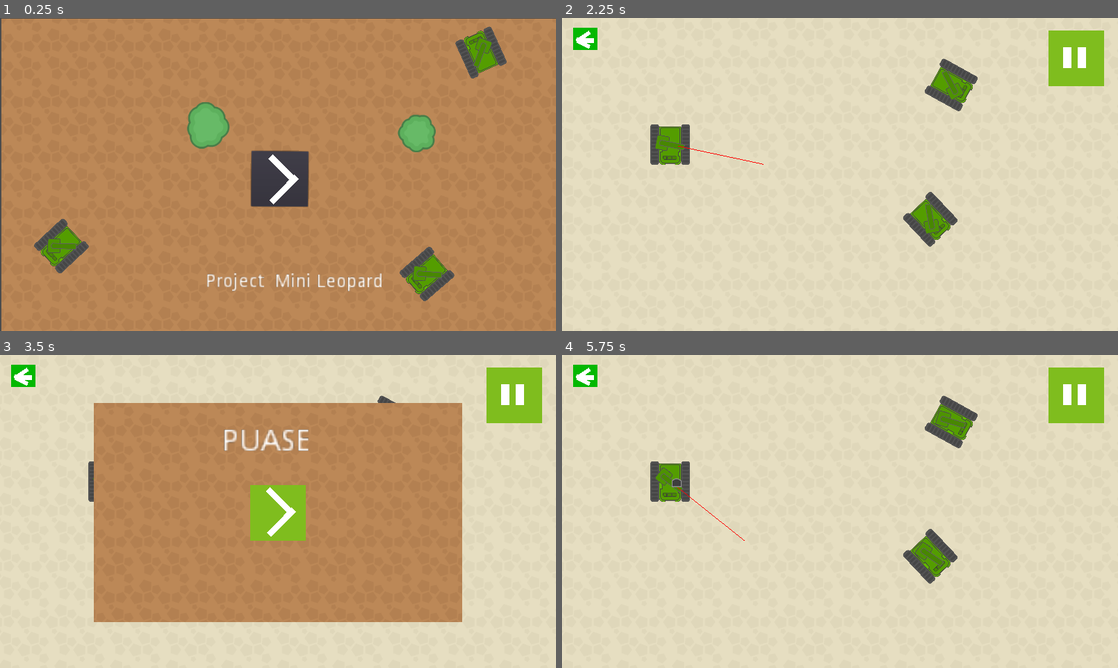
Above: before the commit, frames 1-4 (two rows, left to right).
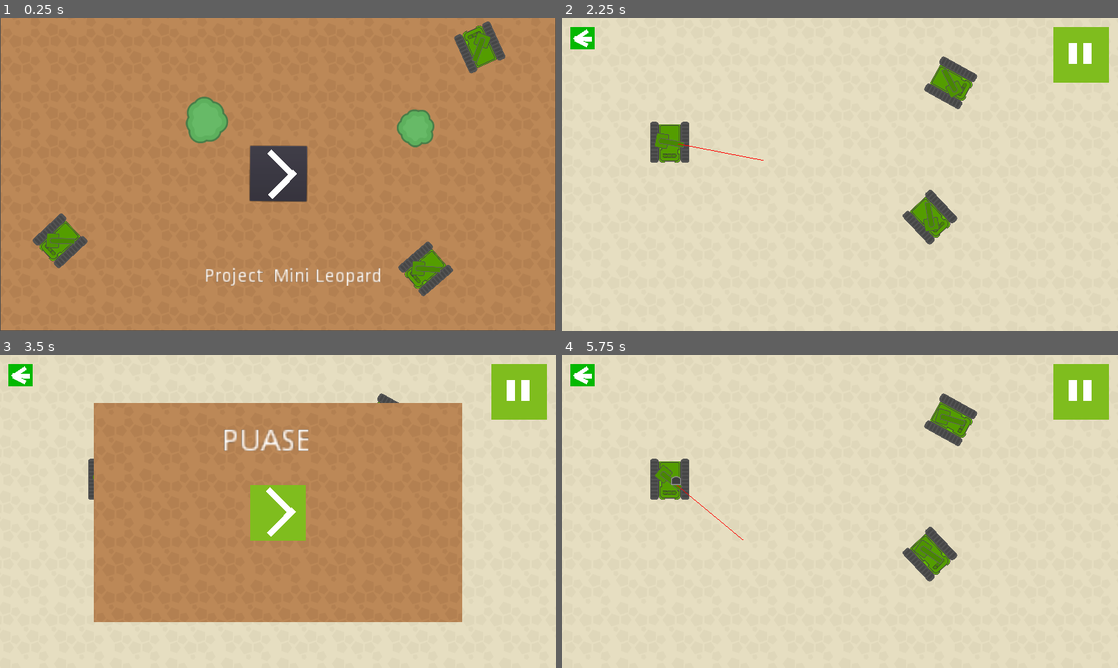
Above: after the commit, the same moments.

Repository: Moarales/GodotProjectMiniLeopard
Game: Godot game, scene res://Scenes/Menu.tscn
The game is run twice, just before and just after one commit, with the same random seed, the same clock (stepped at 60 frames per second) and the same inputs.
Inputs (mouse positions are in pixels of both pictures, inside the frame that each line leads up to; where the layout moved, square brackets give the same spot in the first picture):
- Up to frame 1 (0.25 s): no input
- Up to frame 2 (2.25 s): click (840, 174) [840, 177] at 0.5 s; click (584, 36) [584, 39] at 1.25 s; click (840, 174) [845, 180] at 2 s
- Up to frame 3 (3.5 s): click (522, 392) [511, 395] at 2.75 s
- Up to frame 4 (5.75 s): click (840, 511) at 3.5 s; move the mouse to (962, 495) at 4.27 s; move the mouse to (728, 527) at 5.02 s

The runs differ from the first frame. In frame 1, 4.8% of the frame differs, in the area x 0-100%, y 0-100%; in frame 2, 2.0%; in frame 3, 1.0%; in frame 4, 2.1%.

Commit message:
made game more responsive

Diff:
--- a/Scenes/Game.tscn
+++ b/Scenes/Game.tscn
@@ -22,12 +22,13 @@
 extents = Vector2( 29.5, 661 )
 
 [node name="MainScene" type="Label"]
-margin_left = 1.0
-margin_top = 5.0
-margin_right = 1296.0
-margin_bottom = 719.0
+margin_right = 1280.0
+margin_bottom = 720.0
 text = "Zang Unlimited"
 script = ExtResource( 13 )
+
+[node name="Camera2D" type="Camera2D" parent="."]
+anchor_mode = 0
 
 [node name="TextureRect" type="TextureRect" parent="."]
 margin_left = -108.0
@@ -37,36 +38,36 @@
 texture = ExtResource( 2 )
 stretch_mode = 2
 
-[node name="ColorRect4" type="ColorRect" parent="."]
+[node name="MenuButton" type="ColorRect" parent="."]
 pause_mode = 2
-margin_left = 25.0
-margin_top = 17.0
-margin_right = 80.0
-margin_bottom = 69.0
+margin_left = 20.0
+margin_top = 20.0
+margin_right = 75.0
+margin_bottom = 72.0
 color = Color( 0.0156863, 0.72549, 0.00784314, 1 )
 
-[node name="ColorRect" type="ColorRect" parent="ColorRect4"]
-margin_left = 8.0
-margin_top = 23.0
-margin_right = 48.0
-margin_bottom = 34.0
+[node name="ColorRect" type="ColorRect" parent="MenuButton"]
+margin_left = 9.0
+margin_top = 21.6742
+margin_right = 49.0
+margin_bottom = 32.6742
 rect_rotation = 2.15358
 
-[node name="ColorRect3" type="ColorRect" parent="ColorRect4"]
-margin_left = 12.0
-margin_top = 27.0
+[node name="ColorRect3" type="ColorRect" parent="MenuButton"]
+margin_left = 13.0
+margin_top = 25.6742
+margin_right = 44.0
+margin_bottom = 34.6742
+rect_rotation = 25.9882
+
+[node name="ColorRect2" type="ColorRect" parent="MenuButton"]
+margin_left = 6.0
+margin_top = 26.6742
 margin_right = 43.0
-margin_bottom = 36.0
-rect_rotation = 25.9882
-
-[node name="ColorRect2" type="ColorRect" parent="ColorRect4"]
-margin_left = 5.0
-margin_top = 28.0
-margin_right = 42.0
-margin_bottom = 37.0
+margin_bottom = 35.6742
 rect_rotation = -33.9703
 
-[node name="MenuButton" type="MenuButton" parent="ColorRect4"]
+[node name="MenuButton" type="MenuButton" parent="MenuButton"]
 margin_right = 55.0
 margin_bottom = 52.0
 rect_rotation = 0.392842
@@ -145,10 +146,11 @@
 
 [node name="PauseButton" type="TextureButton" parent="."]
 pause_mode = 2
-margin_left = 1119.0
-margin_top = 24.0
-margin_right = 1247.0
-margin_bottom = 152.0
+anchor_left = 1.0
+anchor_right = 1.0
+margin_left = -148.0
+margin_top = 20.0
+margin_bottom = 128.0
 texture_normal = ExtResource( 11 )
 script = ExtResource( 10 )
 
@@ -171,7 +173,7 @@
 anchor_left = 0.5
 anchor_top = 0.5
 anchor_right = 0.5
-anchor_bottom = 0.5
+anchor_bottom = 0.526
 margin_left = -424.5
 margin_top = -250.5
 margin_right = 424.5
@@ -292,7 +294,7 @@
 rect_rotation = -45.4329
 mouse_filter = 1
 
-[connection signal="pressed" from="ColorRect4/MenuButton" to="ColorRect4/MenuButton" method="_on_MenuButton_pressed"]
+[connection signal="pressed" from="MenuButton/MenuButton" to="MenuButton/MenuButton" method="_on_MenuButton_pressed"]
 [connection signal="pressed" from="PauseButton" to="PauseButton" method="_on_TextureButton_pressed"]
 [connection signal="pressed" from="Pause/PauseMenu/TextureButton" to="PauseButton" method="_on_TextureButton_pressed"]
 [connection signal="pressed" from="LevelWon/PauseMenu/TextureButton" to="LevelWon/PauseMenu/TextureButton" method="_on_TextureButton_pressed"]
--- a/Scenes/Menu.tscn
+++ b/Scenes/Menu.tscn
@@ -9,17 +9,15 @@
 [ext_resource path="res://Scripts/MenuManager.gd" type="Script" id=7]
 
 [node name="Menu" type="Label"]
-margin_left = 3.0
-margin_top = 12.0
-margin_right = 1295.0
-margin_bottom = 733.0
+margin_right = 1292.0
+margin_bottom = 721.0
 script = ExtResource( 7 )
 
 [node name="TextureRect" type="TextureRect" parent="."]
 margin_left = 1.0
 margin_top = -11.0
-margin_right = 1285.0
-margin_bottom = 714.0
+margin_right = 1278.0
+margin_bottom = 718.0
 texture = ExtResource( 2 )
 stretch_mode = 2
 
@@ -97,4 +95,7 @@
 margin_bottom = 297.184
 texture = ExtResource( 1 )
 
+[node name="Camera2D" type="Camera2D" parent="."]
+anchor_mode = 0
+
 [connection signal="pressed" from="TextureButton/Button" to="TextureButton" method="_on_Button_pressed"]
--- a/project.godot
+++ b/project.godot
@@ -20,7 +20,7 @@
 window/size/width=1280
 window/size/height=720
 window/stretch/mode="2d"
-window/stretch/aspect="expand"
+window/stretch/aspect="keep"
 
 [gui]
 
Not shown, changed: README.md
